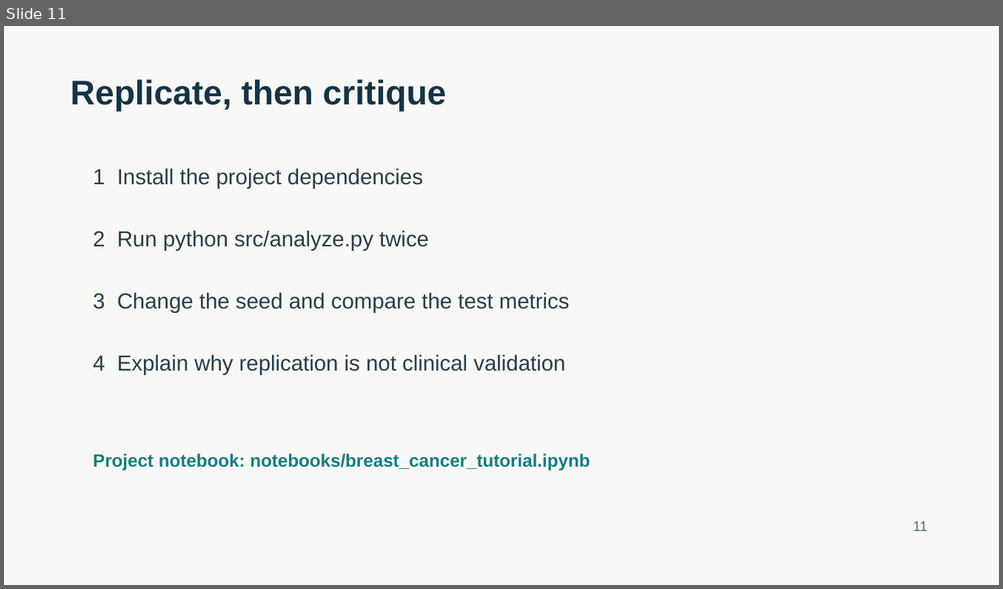
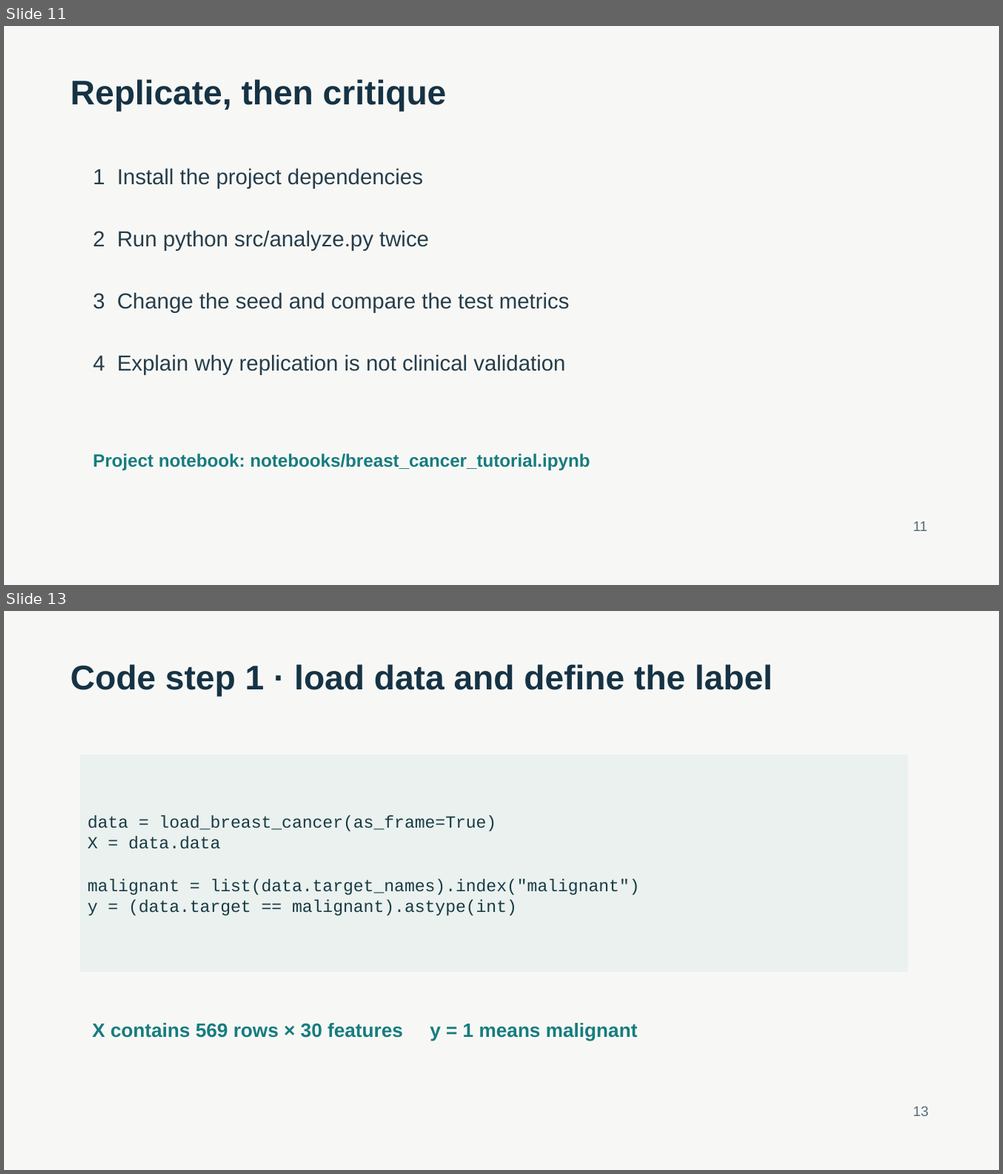
Before and after one commit to vivek0586/AI_In_Healthcare_Project, a slide deck: presentation/breast_cancer_ml_tutorial.pptx. Shown one above the other, each under a label of ours: slide 11 before the commit, slides 11 and 13 after it; the slides between them are not shown. The pictures are 1003x589 and 1003x1174 pixels, drawn with LibreOffice and Linux fonts; fonts in the diff are those of the drawing. Boxes give left, top, right and bottom in pixels: in the first picture for what was removed or moved away, otherwise in the second. Text is boxed around its words. In the diff, an @@ line names an element or a change of style, - is before the commit and + after.

```diff
--- a/presentation/breast_cancer_ml_tutorial.pptx
+++ b/presentation/breast_cancer_ml_tutorial.pptx
@@ slide 13 added at box(4, 611, 999, 1170), background #F7F8F5 @@
@@ text added at box(71, 664, 772, 697), 33 pt, text #163345, bold @@
+Code step 1 · load data and define the label
@@ rectangle added at box(80, 755, 908, 973), fill #EAF1EF, 16.5 pt, text #183A43 @@
+data = load_breast_cancer(as_frame=True)
+X = data.data
+malignant = list(data.target_names).index("malignant")
+y = (data.target == malignant).astype(int)
@@ text added at box(92, 1023, 637, 1042), 18.8 pt, text #167C80, bold @@
+X contains 569 rows × 30 features y = 1 means malignant
@@ text added at box(913, 1107, 928, 1116), 13.5 pt, text #536A77 @@
+13
```
Also in this commit, not shown: 6 other slides added, 1 other file.
